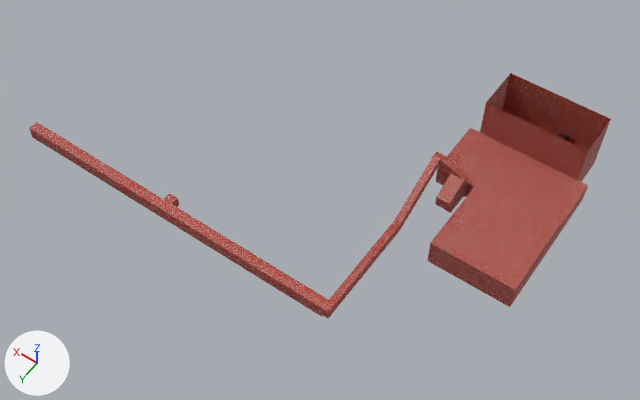
What one commit did to the Blender file assets-src/maps/map.blend.
One viewpoint serves both versions: a 50 mm lens placed at (-46.6, 178.5, 190.1), pointed at (42.8, 53.4, -6.5). Lighting does not change. The marker at lower left points along +X, +Y and +Z. The older version comes first.

The first picture shows 'map'.
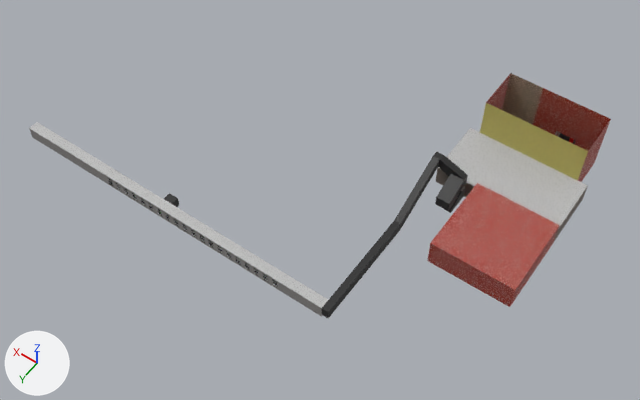
Pixel boxes (x1, y1, x2, y2) of what changed, in the pictures (640 x 400 px):
part 1 of me_cube, reshaped (mostly hidden): (555, 131, 576, 144) in both
part 2 of me_cube, edited (looks the same): (427, 74, 611, 307) in both
part 3 of me_cube, recoloured: after (108, 178, 277, 287)
part 4 of me_cube, recoloured: before (108, 178, 277, 287)
part 5 of me_cube, recoloured (red to yellow): (480, 103, 588, 180) in both
part 6 of me_cube, recoloured: (164, 152, 468, 318) in both
part 7 of me_cube, recoloured: (30, 122, 588, 308) in both
part 8 of me_cube, recoloured: (502, 73, 543, 125) in both
part 9 of me_cube, recoloured: (29, 128, 560, 317) in both
part 10 of me_cube, recoloured: (435, 168, 588, 241) in both

Diff of the bpy script that builds the scene:
```diff
--- a/assets-src/maps/map.blend.py
+++ b/assets-src/maps/map.blend.py
@@ mat_awful_yellow_png @@
+mat_awful_yellow_png = principled_material('awful_yellow.png')
+mat_awful_yellow_png.texture = img_awful_yellow_png
@@ mat_interesting_wall_png @@
+mat_interesting_wall_png = principled_material('interesting_wall.png')
+mat_interesting_wall_png.texture = img_interesting_wall_png
@@ mat_sad_white_png @@
+mat_sad_white_png = principled_material('sad_white.png')
+mat_sad_white_png.texture = img_sad_white_png
@@ mat_sad_bland_png @@
+mat_sad_bland_png = principled_material('sad_bland.png')
+mat_sad_bland_png.texture = img_sad_bland_png
@@ mat_glass_png @@
+mat_glass_png = principled_material('glass.png')
+mat_glass_png.texture = img_glass_png  # with its transparency
@@ mat_cardboard_ceiling_png @@
+mat_cardboard_ceiling_png = principled_material('cardboard_ceiling.png')
+mat_cardboard_ceiling_png.texture = img_cardboard_ceiling_png
@@ mat_brick_png_001 @@
+mat_brick_png_001 = principled_material('brick.png.001')
+mat_brick_png_001.texture = img_brick_png_001
@@ mat_boring_ceiling_png @@
+mat_boring_ceiling_png = principled_material('boring_ceiling.png')
+mat_boring_ceiling_png.texture = img_boring_ceiling_png
@@ mat_checkmate_png_001 @@
+mat_checkmate_png_001 = principled_material('checkmate.png.001')
+mat_checkmate_png_001.texture = img_checkmate_png_001
@@ me_cube @@
-me_cube.from_pydata(...)  # 1157 vertices, 1213 faces; spans x -18.0..122.0, y -10.0..86.0, z -2.0..17.0
-me_cube.materials.append(mat_pavement_png)  # picture img_pavement_png
-me_cube.materials.append(mat_checkmate_png)  # picture img_checkmate_png
+me_cube.from_pydata(...)  # 1365 vertices, 1335 faces; spans x -18.0..122.0, y -10.0..86.0, z -2.0..17.0
+# me_cube part 1
+# 20 vertices are removed from x -3.6..-2.2, y -4.8..0.8, z -2.0..-0.5
+# 112 faces are deleted
+# 178 vertices are added at x -15.0..26.1, y -10.0..86.0, z -2.0..7.0
+# 13 new vertices lie (0.0, 0.0, 0.8) away from vertices in x 10.9..11.1, y 35.0..40.0, z -0.8..5.0
+# 26 new vertices lie (0.0, 0.0, 2.0) away from vertices in x -15.0..19.1, y -4.9..85.0, z -1.0..3.0
+# 6 new vertices lie (-1.0, 0.0, -1.0) away from vertices in x -14.0..9.0, y -4.9..14.9, z 0.0..3.0
+# 5 new vertices lie (0.0, 3.0, 0.0) away from vertices in x 4.9..26.1, y -10.0..83.0, z -1.0..2.0
+# 11 new faces join them, mat_brick_png_001 (picture img_brick_png_001)
+# 30 new faces join them, mat_sad_white_png (picture img_sad_white_png)
+# 25 new faces join them, mat_sad_bland_png (picture img_sad_bland_png)
+# 2 new faces join them, mat_chain_link_fence_png (picture img_chain_link_fence_png)
+# 70 new faces join them, mat_railing_png (picture img_railing_png)
+# 2 new faces join them, mat_stop_sign_png (picture img_stop_sign_png)
+# 8 new faces join them, mat_glass_png (picture img_glass_png)
+# 2 new faces join them, mat_pavement_png_001 (picture img_pavement_png_001)
+# 59 new faces join them, mat_boring_ceiling_png (picture img_boring_ceiling_png)
+# 24 new faces join them, mat_awful_yellow_png (picture img_awful_yellow_png)
+# 1 new face joins them, mat_iron_bars_png (picture img_iron_bars_png)
+# me_cube part 2: 106 faces spanning x -18.0..122.0, y -10.0..86.0, z -2.0..17.0 switch from mat_brick_png (picture img_brick_png) to mat_brick_png_001 (picture img_brick_png_001)
+# me_cube part 3: 50 faces spanning x 5.0..122.0, y -10.0..86.0, z -2.0..3.0 switch from mat_brick_png (picture img_brick_png) to mat_checkmate_png_001 (picture img_checkmate_png_001)
+# me_cube part 4: 24 faces spanning x -14.0..91.2, y 15.0..86.0, z -1.4..2.0 switch from mat_brick_png (picture img_brick_png) to mat_glass_png (picture img_glass_png)
+# me_cube part 5: 5 faces spanning x -15.0..15.0, y 15.0, z 5.0..17.0 switch from mat_brick_png (picture img_brick_png) to mat_awful_yellow_png (picture img_awful_yellow_png)
+# me_cube part 6: 237 faces spanning x -8.0..74.0, y -10.0..86.0, z -2.0..11.0 switch from mat_brick_png (picture img_brick_png) to mat_boring_ceiling_png (picture img_boring_ceiling_png)
+# me_cube part 7: 74 faces spanning x -18.0..122.0, y 15.0..86.0, z 2.0..5.0 switch from mat_brick_png (picture img_brick_png) to mat_cardboard_ceiling_png (picture img_cardboard_ceiling_png)
+# me_cube part 8: 7 faces spanning x 5.0..15.0, y 1.0, z -1.0..17.0 switch from mat_brick_png (picture img_brick_png) to mat_interesting_wall_png (picture img_interesting_wall_png)
+# me_cube part 9: 183 faces spanning x -18.0..122.0, y -10.0..86.0, z -2.0..4.0 switch from mat_brick_png (picture img_brick_png) to mat_sad_white_png (picture img_sad_white_png)
+# me_cube part 10: 144 faces spanning x -18.0..122.0, y 15.0..86.0, z -2.0..5.0 switch from mat_brick_png (picture img_brick_png) to mat_sad_bland_png (picture img_sad_bland_png)
+me_cube.materials.append(mat_chain_link_fence_png)  # picture img_chain_link_fence_png
+me_cube.materials.append(mat_pavement_png_001)  # picture img_pavement_png_001
+me_cube.materials.append(mat_road_png)  # picture img_road_png
+me_cube.materials.append(mat_vent_png)  # picture img_vent_png
+me_cube.materials.append(mat_stop_sign_png)  # picture img_stop_sign_png
+me_cube.materials.append(mat_railing_png)  # picture img_railing_png
+me_cube.materials.append(mat_iron_bars_png)  # picture img_iron_bars_png
+me_cube.materials.append(mat_bright_pavement_png)  # picture img_bright_pavement_png
+me_cube.materials.append(mat_wooden_planks_png)  # picture img_wooden_planks_png
```
